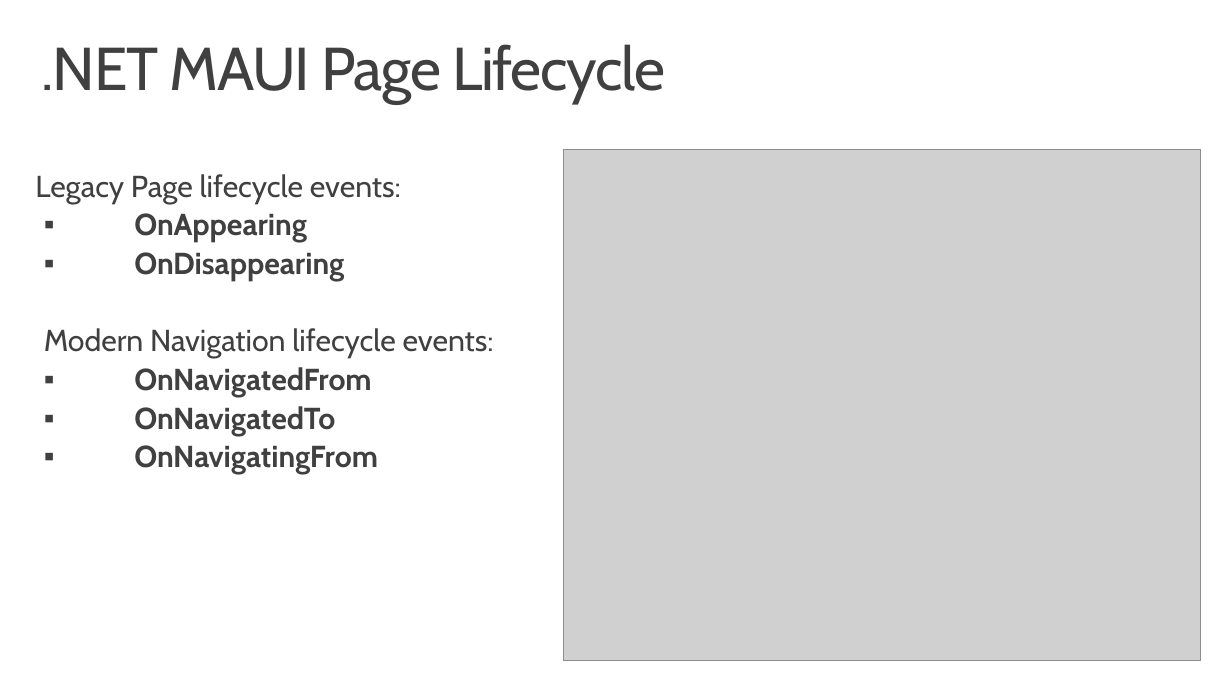
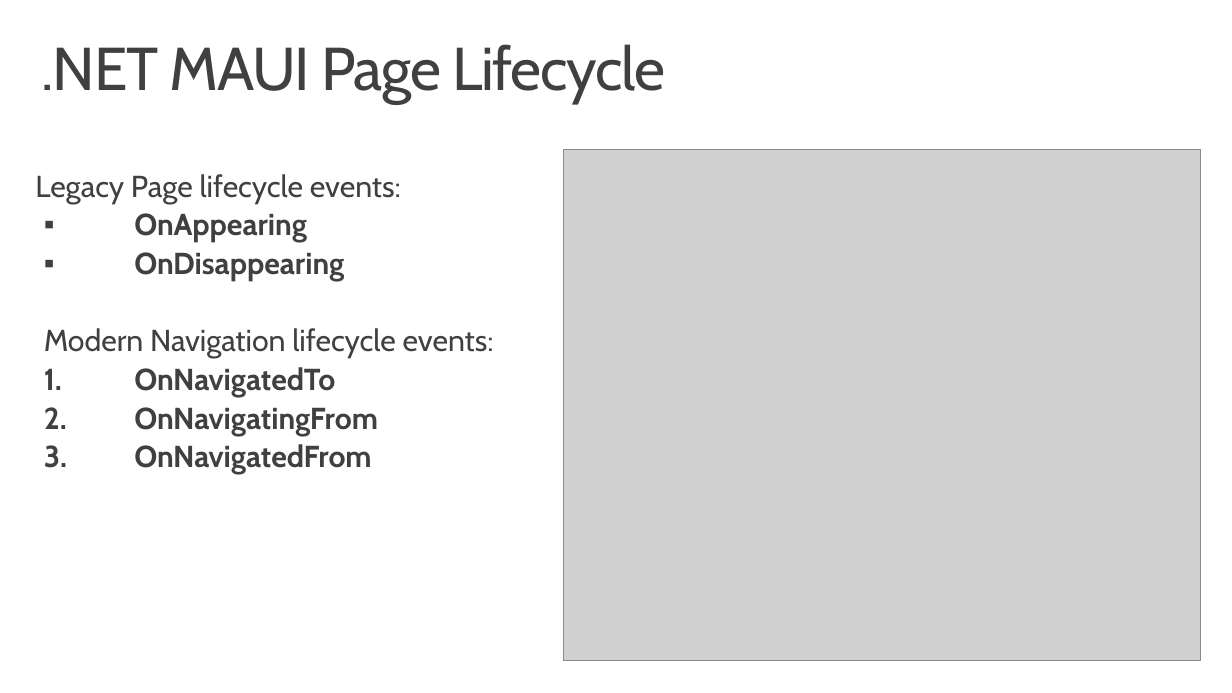
Before and after one commit to hyowo/MonkeyFinder, a slide deck: slide 18 of Slides/Workshop3 - Navigation.pptx. Drawn at 1232x693 pixels with LibreOffice and Linux fonts; fonts in the diff are those of the drawing; grey boxes stand for pictures; background and template pictures are left out. Boxes give left, top, right and bottom in pixels: in the first picture for what was removed or moved away, otherwise in the second. Text is boxed around its words. In the diff, an @@ line names an element or a change of style, - is before the commit and + after.

Commit message:
Made navigation events into a numeric list - Fixes #28

```diff
--- a/Slides/Workshop3 - Navigation.pptx
+++ b/Slides/Workshop3 - Navigation.pptx
@@ text at [134,367,371,397]: paragraph removed @@
-  ▪ OnNavigatedFrom
@@ text at [134,367,378,436]: bullet ▪ to 1. @@
@@ text at [134,444,371,475]: paragraph added @@
+  3. OnNavigatedFrom
```
